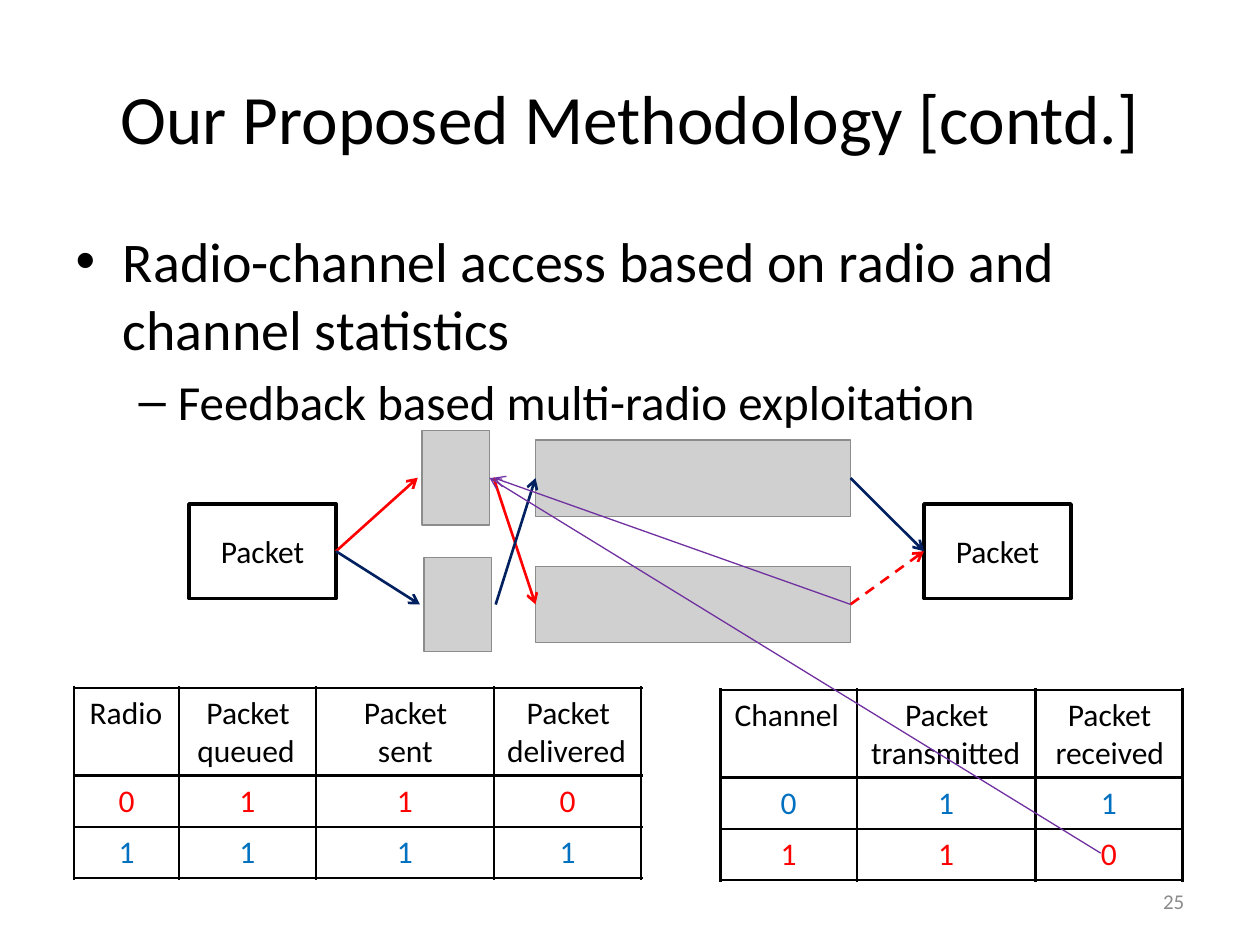
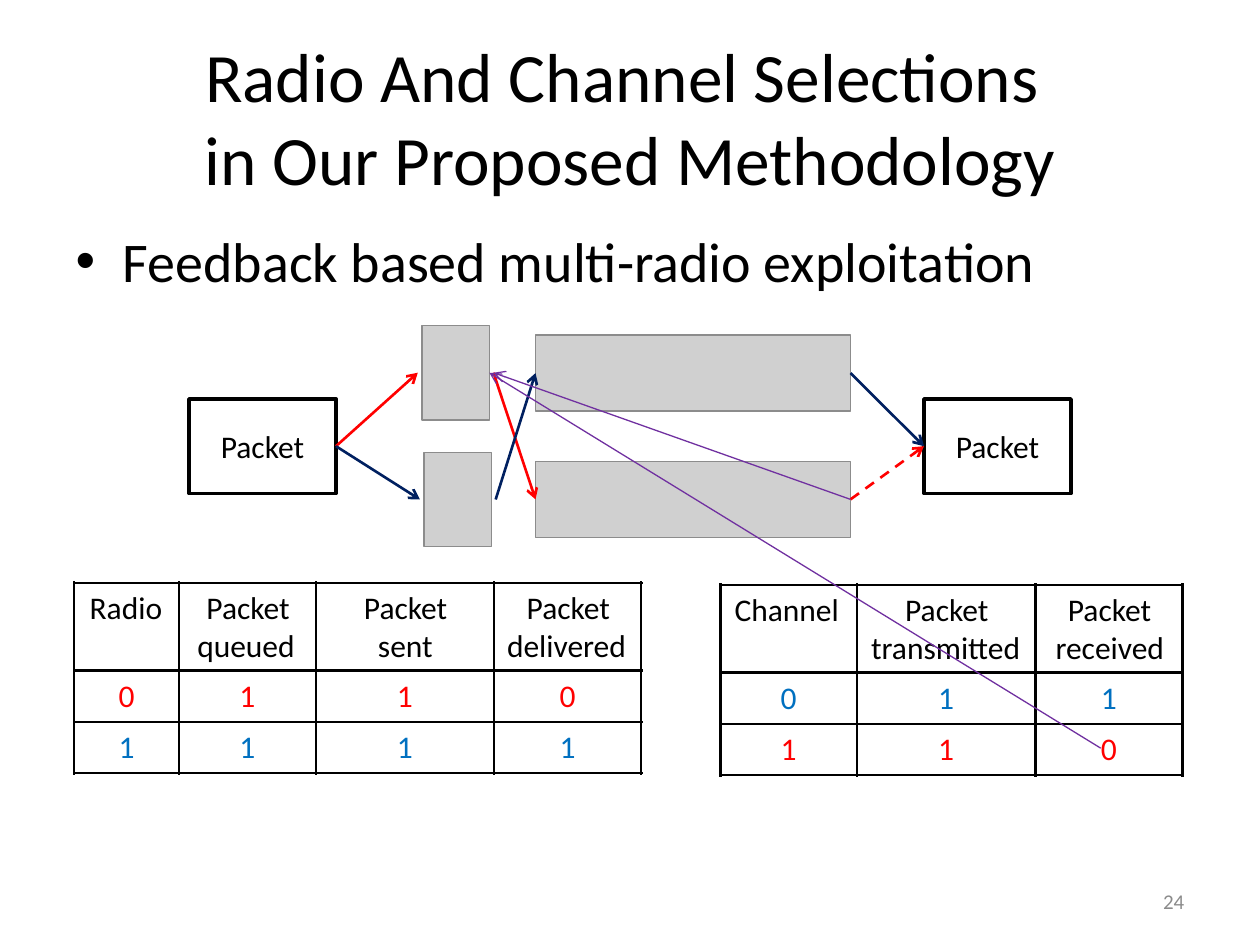
Before and after one commit to takhandipu/MSThesisPresentation, a slide deck: slide 24 of draft.pptx (slide 25 before the commit). Drawn at 1260x945 pixels with LibreOffice and Linux fonts; fonts in the diff are those of the drawing; grey boxes stand for pictures. Boxes give left, top, right and bottom in pixels: in the first picture for what was removed or moved away, otherwise in the second. Text is boxed around its words. In the diff, an @@ line names an element or a change of style, - is before the commit and + after.

```diff
--- a/draft.pptx
+++ b/draft.pptx
@@ title at box(204, 54, 1055, 197): text changed @@
-Our Proposed Methodology [contd.]
+Radio And Channel Selections
+in Our Proposed Methodology
@@ text "Feedback based multi-radio exploitation" at box(123, 243, 1034, 291): size 28 to 32 pt; bullet – to •; list level 2 to 1 in "Feedback based multi-radio exploitation" @@
@@ text at box(123, 243, 1055, 351): paragraph removed @@
-• Radio-channel access based on radio and channel statistics
@@ 26 texts, 19 rectangles, 8 arrows, 4 pictures: place and size @@
-26 texts, 19 rectangles, 8 arrows, 4 pictures at box(73, 431, 1184, 881)
+26 texts, 19 rectangles, 8 arrows, 4 pictures at box(73, 325, 1184, 776)
@@ page number at box(1163, 895, 1184, 909): text changed @@
-25
+24
```
Also in this commit, not shown: 23 other slides changed, 1 slide added, 1 slide removed, 1 other file.
